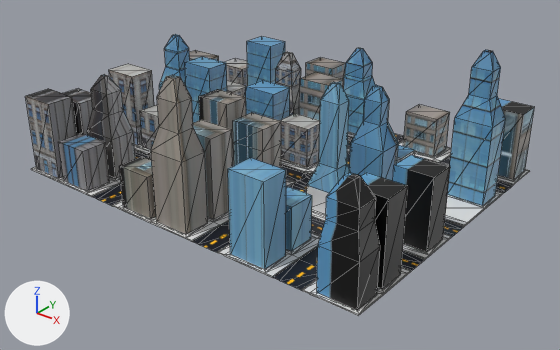
One commit to the glTF model assets/modelagens/cidade_contraTempo.glb: the scene before it, then after it.
One viewpoint serves both versions: a 50 mm camera at (693.0, -770.0, 372.0) aimed at (225.0, -186.0, 10.0). The lights are fixed; the arrows at lower left show +X, +Y and +Z. The first picture is the older version. Mesh edges are drawn as thin lines. Where no turn or scale is listed for an object, it has been applied to the vertices. Vertices at exactly the same position are counted once.

The first picture shows 'Plane', 'predios', 'ruas'.
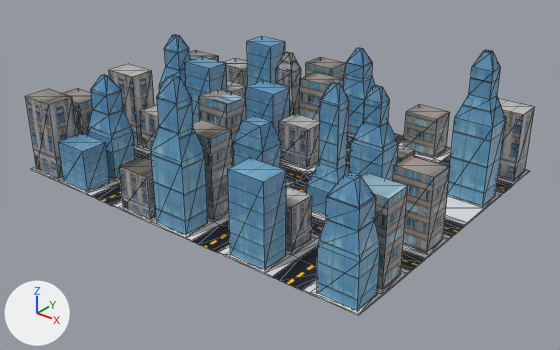
The change, as a diff of the scene's bpy script:
```diff
--- a/assets/modelagens/cidade_contraTempo.glb.py
+++ b/assets/modelagens/cidade_contraTempo.glb.py
@@ me_plane_003 @@
 # used by ob_predios; location = (-1.0, -0.9, -0.1)
 # verts and faces of me_plane_003; kept vertices keep their numbers, new ones are numbered from 392
 # before: 303 (226.0, -213.0, 71.0) at pixel (262, 129), 304 (186.0, -213.0, 71.0) at pixel (232, 120), 305 (186.0, -183.0, 71.0) at pixel (251, 112), 306 (226.0, -183.0, 71.0) at pixel (281, 121)
-me_plane_003.from_pydata(...)  # 392 vertices, 574 faces; spans x -7.0..420.0, y -328.0..7.0, z 0.0..155.0
+me_plane_003.from_pydata(...)  # 400 vertices, 574 faces; spans x -7.0..420.0, y -328.0..7.0, z -3.0..155.0
+# me_plane_003 part 1
+verts[303] = (219.0, -207.0, 71.0)  # moved, pixel (260, 126)
+verts[304] = (194.0, -207.0, 71.0)  # moved, pixel (242, 120)
+verts[305] = (194.0, -189.0, 71.0)  # moved, pixel (253, 115)
+verts[306] = (219.0, -189.0, 71.0)  # moved, pixel (271, 121)
+# me_plane_003 part 2: 300 kept faces spanning x -7.0..420.0, y -328.0..7.0, z 0.0..149.0 get new texture (UV) coordinates
+# me_plane_003 part 3: 6 faces spanning x 283.0..323.0, y -213.0..-69.0, z 0.0..26.0 switch from no material to mat_material_001 (picture img_predios_textura)
+# other edits to the shape of me_plane_003 do not show in these pictures
```

Where the change shows, as pixel boxes (x1, y1, x2, y2) in the pictures (560 x 350 px; the box of a moved part takes in the faces that stretch with it):
part 1 of me_plane_003, moved or reshaped
    before: (233, 112, 281, 152)
    after: (234, 116, 281, 152)
part 2 of me_plane_003, surface changed
    both: (27, 75, 534, 310)
part 3 of me_plane_003, recoloured
    both: (307, 150, 415, 215)
